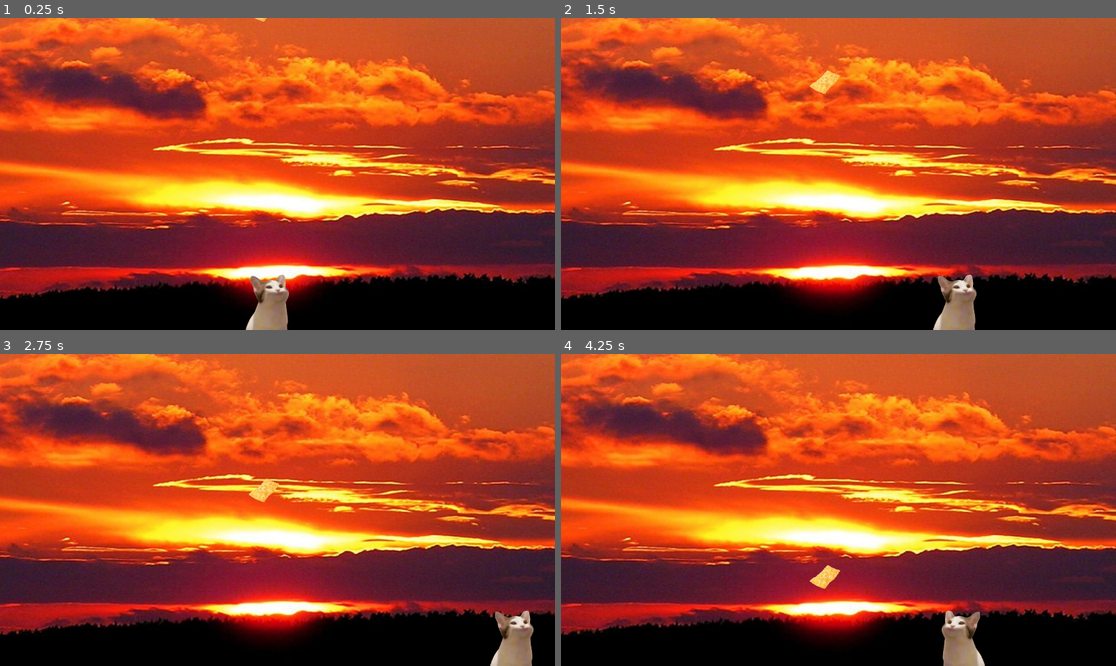
Above: before the commit, frames 1-4 (two rows, left to right).
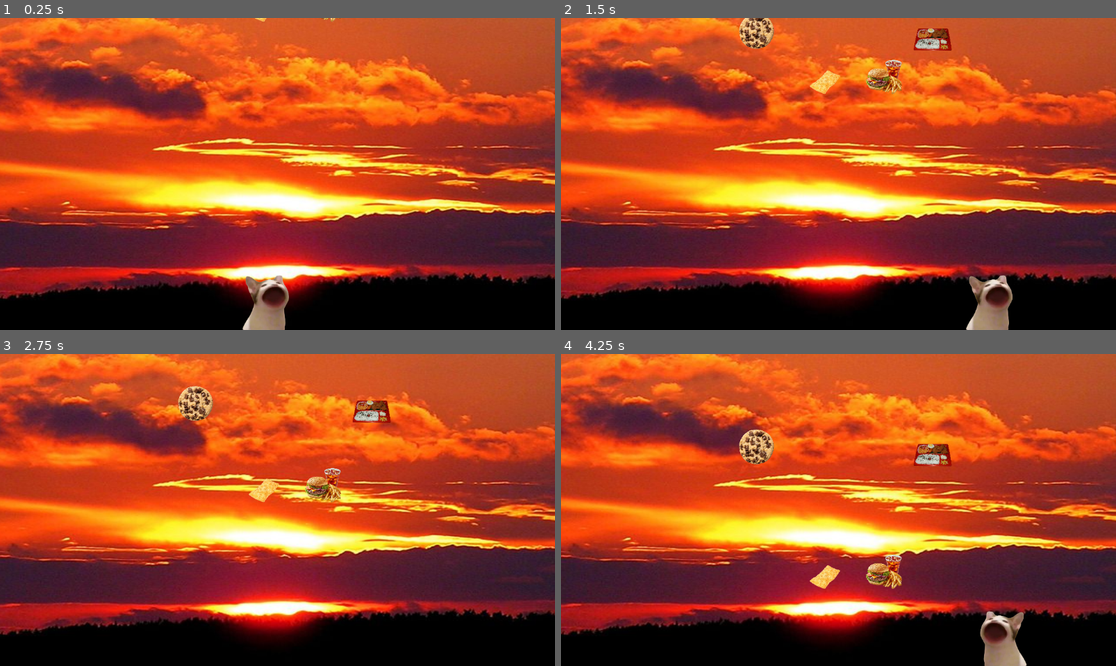
Above: after the commit, the same moments.

Repository: jacio-m/Hungry-Kitty
Game: Godot game, scene res://Main Game/main.tscn
Same seed, same stepped clock (60 frames per second), same inputs: the game is played once before the commit and once after it.
Inputs:
- Up to frame 1 (0.25 s): no input
- Up to frame 2 (1.5 s): tap Enter at 0.5 s; hold Right (ui_right) 0.53-1.28 s; tap Alt at 0.6 s; hold Down from 1.28 s (still down); tap Shift at 1.35 s
- Up to frame 3 (2.75 s): release Down at 2.03 s; hold Right (ui_right) from 2.03 s (still down); tap Alt at 2.1 s
- Up to frame 4 (4.25 s): release Right (ui_right) at 2.78 s; hold Up 2.78-3.53 s; tap Shift at 2.85 s; hold Left (ui_left) from 3.53 s (still down); tap Alt at 3.6 s

The runs differ from the first frame. In frame 1, 0.7% of the frame differs, in the area x 43-62%, y 0-100%; in frame 2, 3.5%; in frame 3, 2.5%; in frame 4, 3.6%, in the area x 32-84%, y 24-100%.

Commit message:
Added More Food
Added cookie, bento, pudding and a combo to the game.

Diff:
--- /dev/null
+++ b/hungry-kitty/Foods/bento.tscn
@@ -0,0 +1,18 @@
+[gd_scene load_steps=4 format=3 uid="uid://cl5vlsno8f6i"]
+
+[ext_resource type="Script" uid="uid://bk32npaw8ommj" path="res://Foods/food.gd" id="1_5scyc"]
+[ext_resource type="Texture2D" uid="uid://djfas3s1aji45" path="res://Foods/bento.png" id="1_26055"]
+
+[sub_resource type="RectangleShape2D" id="RectangleShape2D_5scyc"]
+size = Vector2(79, 46)
+
+[node name="Bento" type="Area2D"]
+script = ExtResource("1_5scyc")
+
+[node name="Sprite2D" type="Sprite2D" parent="."]
+scale = Vector2(0.15, 0.15)
+texture = ExtResource("1_26055")
+
+[node name="CollisionShape2D" type="CollisionShape2D" parent="."]
+position = Vector2(-0.5, 1)
+shape = SubResource("RectangleShape2D_5scyc")
--- /dev/null
+++ b/hungry-kitty/Foods/combo.tscn
@@ -0,0 +1,18 @@
+[gd_scene load_steps=4 format=3 uid="uid://c87fss5d4icct"]
+
+[ext_resource type="Texture2D" uid="uid://ccwjutjwcfun5" path="res://Foods/combo.png" id="1_4wnmo"]
+[ext_resource type="Script" uid="uid://bk32npaw8ommj" path="res://Foods/food.gd" id="2_f35mb"]
+
+[sub_resource type="RectangleShape2D" id="RectangleShape2D_f35mb"]
+size = Vector2(75, 71)
+
+[node name="Combo" type="Area2D"]
+script = ExtResource("2_f35mb")
+
+[node name="Sprite2D" type="Sprite2D" parent="."]
+scale = Vector2(0.15, 0.15)
+texture = ExtResource("1_4wnmo")
+
+[node name="CollisionShape2D" type="CollisionShape2D" parent="."]
+position = Vector2(-0.5, 0.5)
+shape = SubResource("RectangleShape2D_f35mb")
--- /dev/null
+++ b/hungry-kitty/Foods/cookie.tscn
@@ -0,0 +1,17 @@
+[gd_scene load_steps=4 format=3 uid="uid://cuvhleqkja154"]
+
+[ext_resource type="Script" uid="uid://bk32npaw8ommj" path="res://Foods/food.gd" id="1_qudek"]
+[ext_resource type="Texture2D" uid="uid://cv877h6lpw827" path="res://Foods/cookie.png" id="2_8dr82"]
+
+[sub_resource type="CircleShape2D" id="CircleShape2D_t6how"]
+radius = 37.0135
+
+[node name="Cookie" type="Area2D"]
+script = ExtResource("1_qudek")
+
+[node name="Sprite2D" type="Sprite2D" parent="."]
+scale = Vector2(0.15, 0.15)
+texture = ExtResource("2_8dr82")
+
+[node name="CollisionShape2D" type="CollisionShape2D" parent="."]
+shape = SubResource("CircleShape2D_t6how")
--- a/hungry-kitty/Foods/food.gd
+++ b/hungry-kitty/Foods/food.gd
@@ -1,6 +1,6 @@
 extends Area2D
 
-var item_gravity = 2
+var item_gravity = randi() % 3 + 1
 
 func _process(delta):
 	position.y += item_gravity
--- /dev/null
+++ b/hungry-kitty/Foods/pudding.tscn
@@ -0,0 +1,16 @@
+[gd_scene load_steps=3 format=3 uid="uid://chpoqfpajhxfy"]
+
+[ext_resource type="Texture2D" uid="uid://c8a1ut0dyqgma" path="res://Foods/pudding.png" id="1_pvqvr"]
+
+[sub_resource type="RectangleShape2D" id="RectangleShape2D_ukead"]
+size = Vector2(69, 57)
+
+[node name="Pudding" type="Area2D"]
+
+[node name="Sprite2D" type="Sprite2D" parent="."]
+scale = Vector2(0.15, 0.15)
+texture = ExtResource("1_pvqvr")
+
+[node name="CollisionShape2D" type="CollisionShape2D" parent="."]
+position = Vector2(0.5, -1.5)
+shape = SubResource("RectangleShape2D_ukead")
--- a/hungry-kitty/Main Game/main.tscn
+++ b/hungry-kitty/Main Game/main.tscn
@@ -1,8 +1,11 @@
-[gd_scene load_steps=4 format=3 uid="uid://i12tmdtnhucm"]
+[gd_scene load_steps=7 format=3 uid="uid://i12tmdtnhucm"]
 
 [ext_resource type="Texture2D" uid="uid://pdulgpr6lpbn" path="res://Main Game/skyBG.jpg" id="1_x6ho8"]
 [ext_resource type="PackedScene" uid="uid://ka2ld0j25jfo" path="res://Foods/pastel.tscn" id="2_lp10x"]
 [ext_resource type="PackedScene" uid="uid://bk6lw8wcv2j5p" path="res://Player/player.tscn" id="3_n8baw"]
+[ext_resource type="PackedScene" uid="uid://c87fss5d4icct" path="res://Foods/combo.tscn" id="3_olwmy"]
+[ext_resource type="PackedScene" uid="uid://cuvhleqkja154" path="res://Foods/cookie.tscn" id="4_lp10x"]
+[ext_resource type="PackedScene" uid="uid://cl5vlsno8f6i" path="res://Foods/bento.tscn" id="5_vaqtm"]
 
 [node name="Main" type="Node"]
 
@@ -11,8 +14,17 @@
 scale = Vector2(1.81385, 1.33615)
 texture = ExtResource("1_x6ho8")
 
+[node name="Player" parent="." instance=ExtResource("3_n8baw")]
+position = Vector2(-4, 17)
+
+[node name="Combo" parent="." instance=ExtResource("3_olwmy")]
+position = Vector2(671, -58)
+
+[node name="Cookie" parent="." instance=ExtResource("4_lp10x")]
+position = Vector2(406, -62)
+
+[node name="Bento" parent="." instance=ExtResource("5_vaqtm")]
+position = Vector2(772, -46)
+
 [node name="Pastel" parent="." instance=ExtResource("2_lp10x")]
 position = Vector2(549, -50)
-
-[node name="Player" parent="." instance=ExtResource("3_n8baw")]
-position = Vector2(-4, 17)
--- a/hungry-kitty/Player/player.gd
+++ b/hungry-kitty/Player/player.gd
@@ -1,5 +1,5 @@
 extends CharacterBody2D
-var speed = 350
+var speed = 450
 
 func _physics_process(delta):
 	$AnimatedSprite2D.play("Idle")
--- a/hungry-kitty/Player/player.tscn
+++ b/hungry-kitty/Player/player.tscn
@@ -29,7 +29,7 @@
 scale = Vector2(0.3, 0.3)
 sprite_frames = SubResource("SpriteFrames_gwnis")
 animation = &"Idle"
-frame_progress = 0.981744
+frame_progress = 0.115718
 
 [node name="CollisionShape2D" type="CollisionShape2D" parent="."]
 position = Vector2(559, 572)
Binary file added: hungry-kitty/Foods/bento.png
Not shown, added: hungry-kitty/Foods/bento.png.import
Binary file added: hungry-kitty/Foods/combo.png
Not shown, added: hungry-kitty/Foods/combo.png.import
Binary file added: hungry-kitty/Foods/cookie.png
Not shown, added: hungry-kitty/Foods/cookie.png.import
Binary file added: hungry-kitty/Foods/pudding.png
Not shown, added: hungry-kitty/Foods/pudding.png.import
